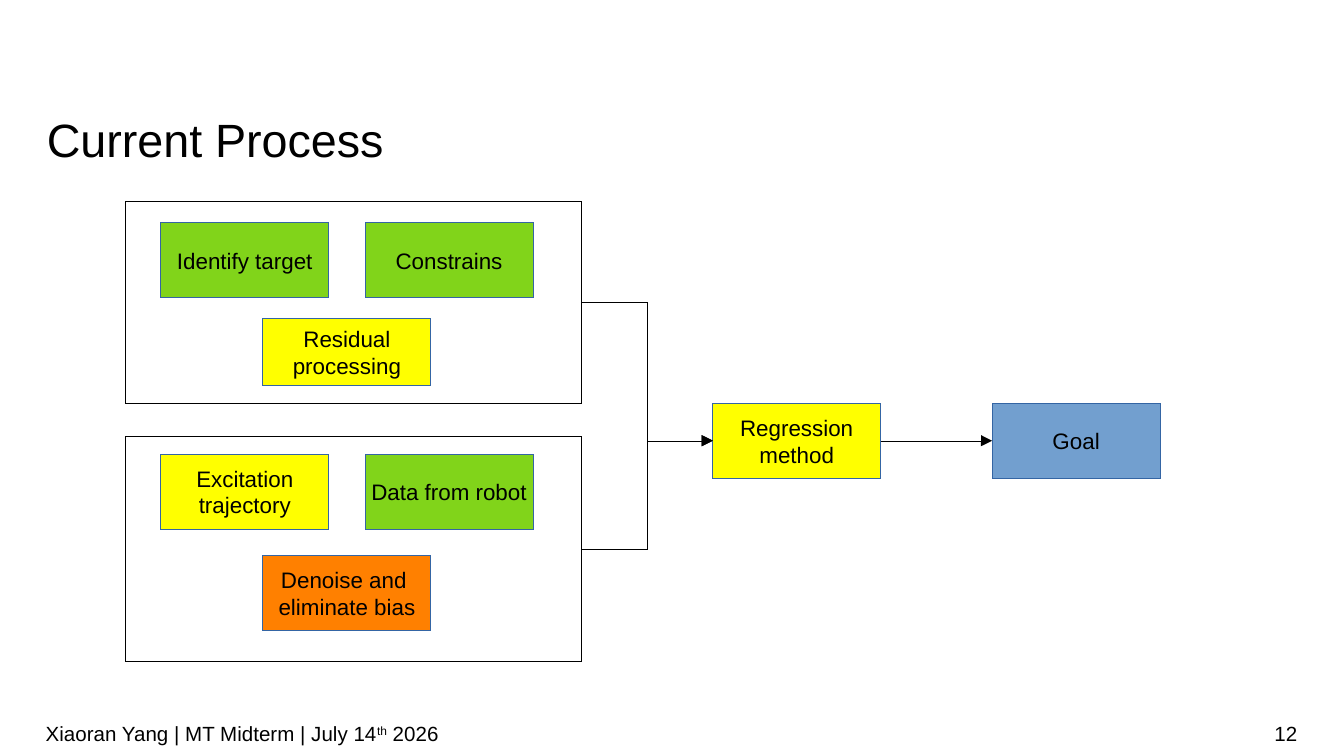
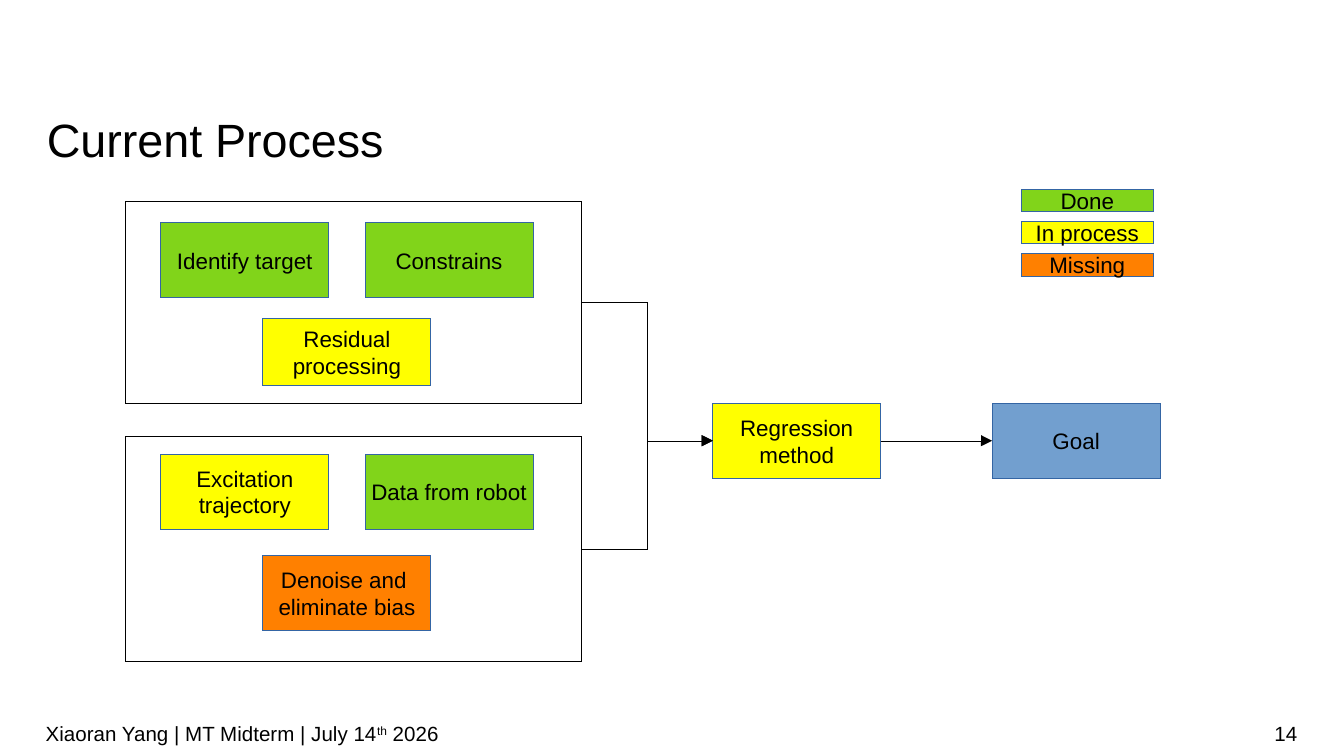
Before and after one commit to IDoccupled/identification, a slide deck: slide 14 of presentation/Midterm.odp (slide 12 before the commit). Drawn at 1344x756 pixels with LibreOffice and Linux fonts; fonts in the diff are those of the drawing; background and template pictures are left out. Boxes give left, top, right and bottom in pixels: in the first picture for what was removed or moved away, otherwise in the second. Text is boxed around its words. In the diff, an @@ line names an element or a change of style, - is before the commit and + after.

```diff
--- a/presentation/Midterm.odp
+++ b/presentation/Midterm.odp
@@ rectangle added at box(1021, 190, 1153, 212), fill #81D41A, outline #3465A4 0 pt, 12 pt, text #000000 @@
+Done
@@ rectangle added at box(1021, 222, 1153, 245), fill #FFFF00, outline #3465A4 0 pt, 12 pt, text #000000 @@
+In process
@@ rectangle added at box(1021, 254, 1153, 277), fill #FF8000, outline #3465A4 0 pt, 12 pt, text #000000 @@
+Missing
@@ page number at box(1274, 727, 1297, 741): text changed @@
-12
+14
```
Also in this commit, not shown: 8 other slides changed, 2 slides added, 1 other file.
